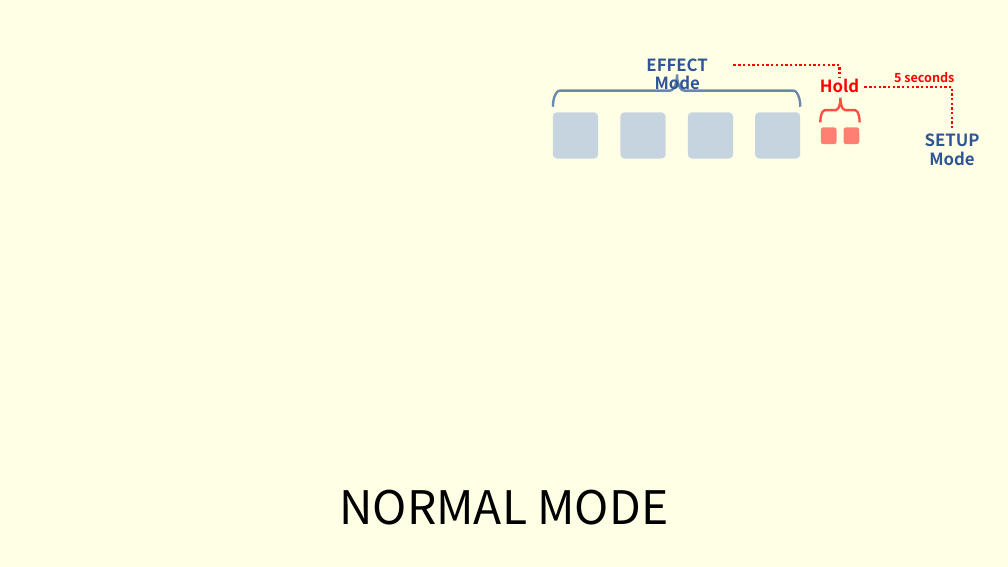
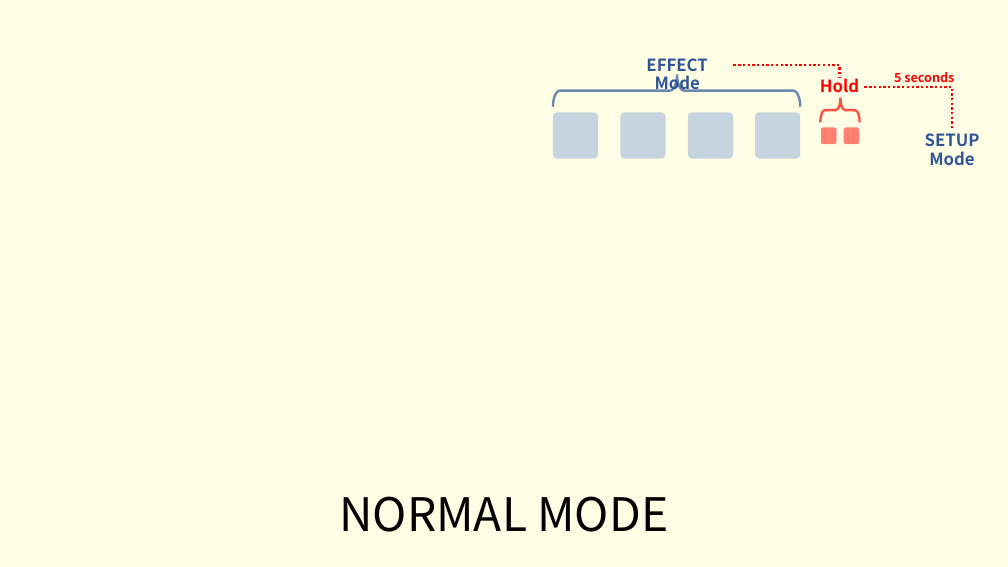
Before and after one commit to whowechina/iidx_pico, a slide deck: slide 2 of doc/Firmware_manual.pptx. Drawn at 1008x567 pixels with LibreOffice and Linux fonts; fonts in the diff are those of the drawing; background and template pictures are left out. Boxes give left, top, right and bottom in pixels: in the first picture for what was removed or moved away, otherwise in the second. Text is boxed around its words. In the diff, an @@ line names an element or a change of style, - is before the commit and + after.

Commit message:
Effect mode quickset

```diff
--- a/doc/Firmware_manual.pptx
+++ b/doc/Firmware_manual.pptx
@@ title "NORMAL MODE": place and size @@
-title "NORMAL MODE" at (339,489,668,525)
+title "NORMAL MODE" at (339,496,668,532)
```
Also in this commit, not shown: 2 other slides changed, 1 other file.
